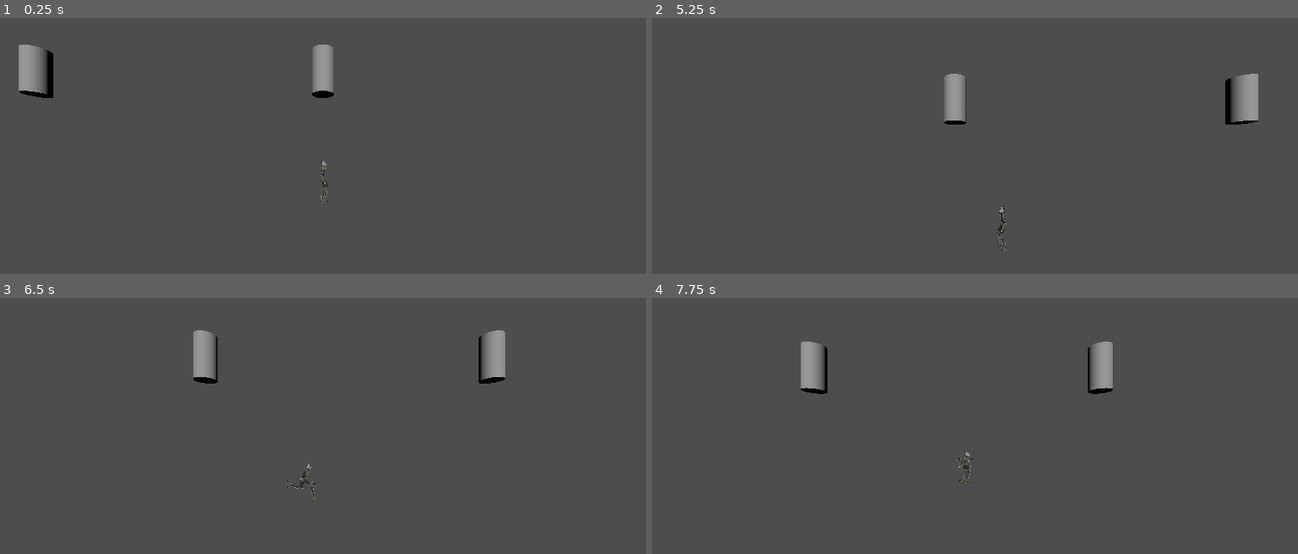
Above: before the commit, frames 1-4 (two rows, left to right).
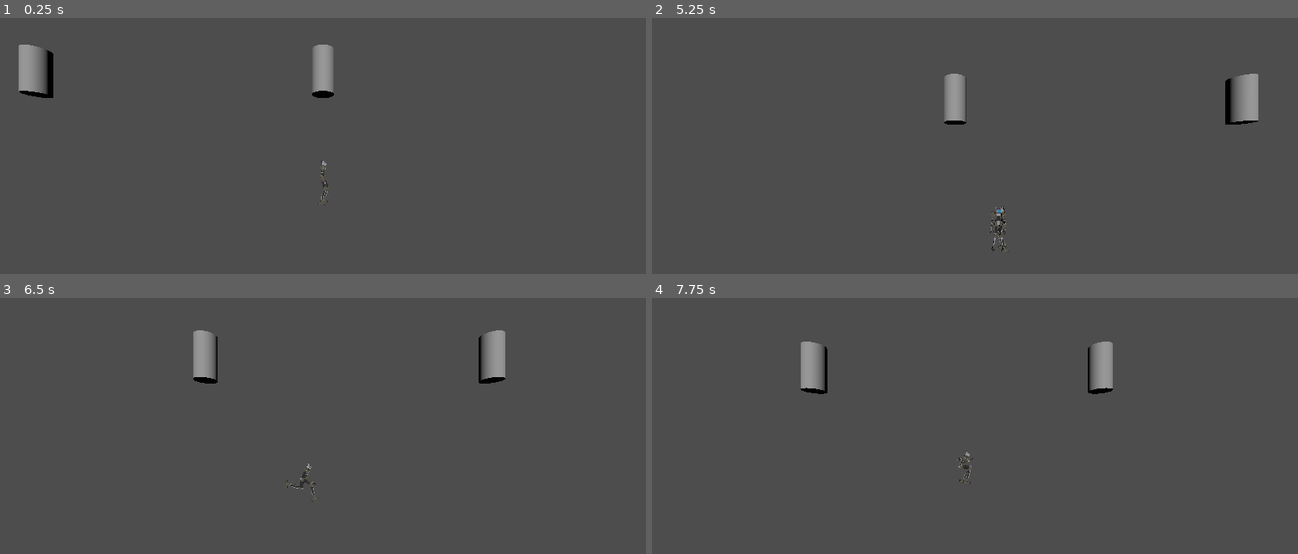
Above: after the commit, the same moments.

Repository: KaratePikachu/jamfestspring2026
Game: Godot game, scene res://test_scene_3d.tscn
The game is run twice, just before and just after one commit, with the same random seed, the same clock (stepped at 60 frames per second) and the same inputs.
Inputs:
- Up to frame 1 (0.25 s): no input
- Up to frame 2 (5.25 s): hold Right (move_right) 0.53-1.28 s; tap Shift (rewind) at 0.6, 1.35, 2.3, 2.85, 3.6, 4.55, 5.1 s; tap X (jump) at 0.77, 1.52, 3.02, 3.77, 4.52 s; hold Left (move_left) 1.28-2.03 s; hold Z (sprint) 2.03-2.78 s; hold Right (move_right) 2.03-3.53 s; hold Left (move_left) from 3.53 s (still down); tap Z (sprint) at 4.35 s
- Up to frame 3 (6.5 s): release Left (move_left) at 5.78 s; hold Right (move_right) from 5.78 s (still down); tap Shift (rewind) at 5.85 s; tap X (jump) at 6.02 s
- Up to frame 4 (7.75 s): keep holding Right (move_right); hold Z (sprint) 6.53-7.28 s; tap X (jump) at 6.77, 7.52 s; tap Shift (rewind) at 6.8, 7.35 s

The runs differ from the first frame. In frame 1, less than 0.1% of the frame differs, in the area x 49-51%, y 59-74%; in frame 2, less than 0.1%, in the area x 52-55%, y 73-92%; in frame 3, less than 0.1%; in frame 4, less than 0.1%.

Commit message:
Basic afterimage

Diff:
--- a/Assets/Player/player_model.gd
+++ b/Assets/Player/player_model.gd
@@ -13,6 +13,9 @@
 	jumping = false
 
 func _physics_process(delta: float) -> void:
+	if player == null:
+		return
+
 	if jumping:
 		return
 	if not is_zero_approx(player.velocity.x):
--- a/Assets/Player/player_model.tscn
+++ b/Assets/Player/player_model.tscn
@@ -7,7 +7,10 @@
 script = ExtResource("2_65e0t")
 animation_player = NodePath("AnimationPlayer")
 
-[node name="Skeleton3D" parent="Skeleton" parent_id_path=PackedInt32Array(238267612) index="0" unique_id=1180483881]
+[node name="Skeleton" parent="." index="0" unique_id=35283100]
+transform = Transform3D(29.4, 0, 0, 0, -7.009506e-06, 29.399998, 0, -29.399998, -7.009506e-06, 0, -0.114, 0)
+
+[node name="Skeleton3D" parent="Skeleton" index="0" unique_id=1916923204]
 bones/1/rotation = Quaternion(0.9831589, -0.043111004, -0.0058534015, 0.17749923)
 bones/2/rotation = Quaternion(0.2706701, -0.007652483, 0.021756481, 0.96239597)
 bones/6/rotation = Quaternion(0.043619353, 4.6039874e-15, -1.0399664e-08, 0.99904823)
--- a/components/rewind_component/rewind_component.gd
+++ b/components/rewind_component/rewind_component.gd
@@ -3,6 +3,8 @@
 
 @export var player : Player
 @export var gravity_component : GravityComponent
+
+@export var player_model : PackedScene
 
 @export var rewind_path : Path3D
 @export var path_follow : PathFollow3D
@@ -13,6 +15,7 @@
 var recording : bool = false
 var rewinding : bool = false
 var ready_to_launch : bool = false
+var ghost_trail : Array[PlayerModel] = []
 
 var og_position : Vector3
 var launch_vector : Vector3
@@ -63,6 +66,9 @@
 	player.global_position = og_position
 	player.internal_velocity = launch_vector
 	rewind_path.curve.clear_points()
+	for model : PlayerModel in ghost_trail:
+		model.queue_free()
+	ghost_trail.clear()
 	ready_to_launch = false
 
 func record_position() -> void:
@@ -80,3 +86,9 @@
 
 	if should_add_point:
 		rewind_path.curve.add_point(player.global_position)
+
+	if num_points / 2 > ghost_trail.size():
+		var new_model : PlayerModel = player_model.instantiate()
+		new_model.position = player.position
+		player.add_sibling(new_model)
+		ghost_trail.append(new_model)
--- a/components/rewind_component/rewind_particles.tscn
+++ b/components/rewind_component/rewind_particles.tscn
@@ -5,7 +5,11 @@
 height = 0.2
 
 [node name="RewindParticles" type="CPUParticles3D" unique_id=1446145170]
-amount = 30
+emitting = false
+amount = 5
+lifetime = 10.0
+one_shot = true
+explosiveness = 1.0
 mesh = SubResource("SphereMesh_khnl7")
 emission_shape = 3
 emission_box_extents = Vector3(0.25, 1, 0.25)
--- a/player/player.tscn
+++ b/player/player.tscn
@@ -7,7 +7,6 @@
 [ext_resource type="Script" uid="uid://c3214t8lqeebx" path="res://components/movement_component.gd" id="4_yw30f"]
 [ext_resource type="Script" uid="uid://da4k1fsrg3ne7" path="res://components/rewind_component/rewind_component.gd" id="6_g6k8r"]
 [ext_resource type="PackedScene" uid="uid://b4eq7g7whim6q" path="res://player/player_camera.tscn" id="7_boad6"]
-[ext_resource type="PackedScene" uid="uid://k3lb8wxjqgry" path="res://components/rewind_component/rewind_particles.tscn" id="8_rgyib"]
 
 [sub_resource type="CapsuleShape3D" id="CapsuleShape3D_0tyyh"]
 
@@ -40,7 +39,7 @@
 shape = SubResource("CapsuleShape3D_0tyyh")
 
 [node name="PlayerModel" parent="." unique_id=979262629 node_paths=PackedStringArray("player") instance=ExtResource("2_boad6")]
-transform = Transform3D(-4.371139e-08, 0, 1, 0, 1, 0, -1, 0, -4.371139e-08, 0, -1.0556064, 0)
+transform = Transform3D(-4.371139e-08, 0, 1, 0, 1, 0, -1, 0, -4.371139e-08, 0, 0, 0)
 player = NodePath("..")
 
 [node name="GravityComponent" type="Node" parent="." unique_id=930892148 node_paths=PackedStringArray("player")]
@@ -69,6 +68,7 @@
 script = ExtResource("6_g6k8r")
 player = NodePath("..")
 gravity_component = NodePath("../GravityComponent")
+player_model = ExtResource("2_boad6")
 rewind_path = NodePath("RewindPath")
 path_follow = NodePath("RewindPath/PathFollow3D")
 metadata/_custom_type_script = "uid://da4k1fsrg3ne7"
@@ -83,6 +83,3 @@
 v_offset = 1.5
 player = NodePath("..")
 follow_curve = SubResource("Curve_boad6")
-
-[node name="RewindParticles" parent="." unique_id=1446145170 instance=ExtResource("8_rgyib")]
-visible = false
